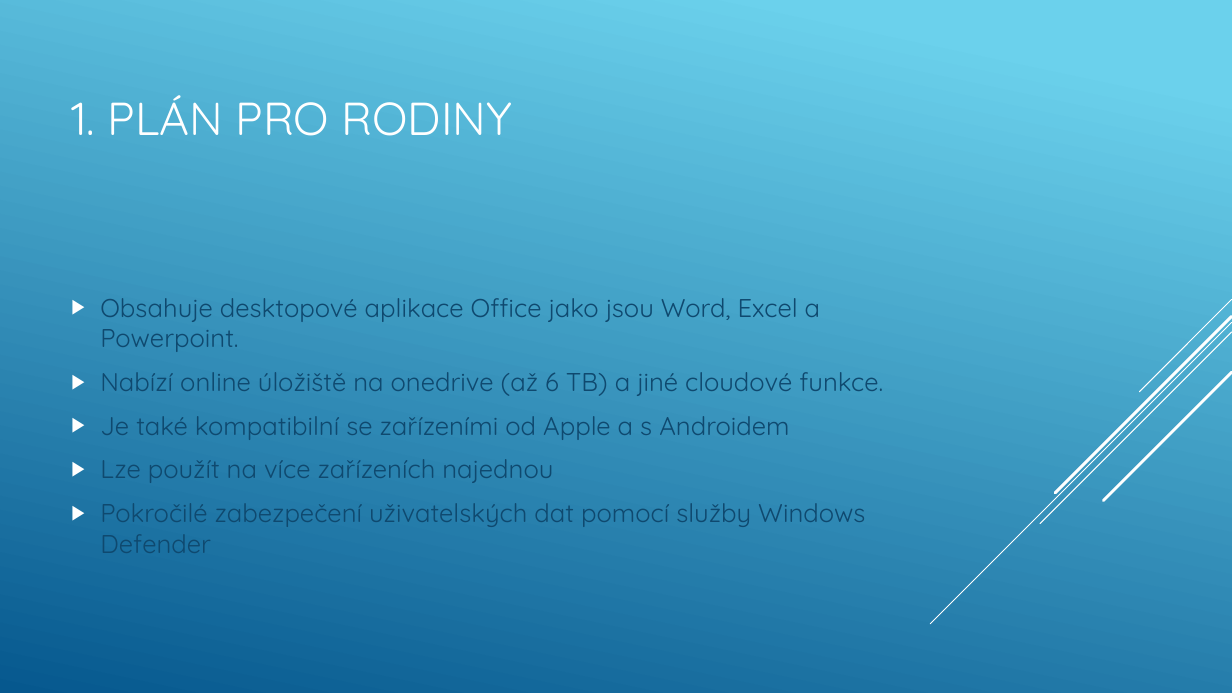
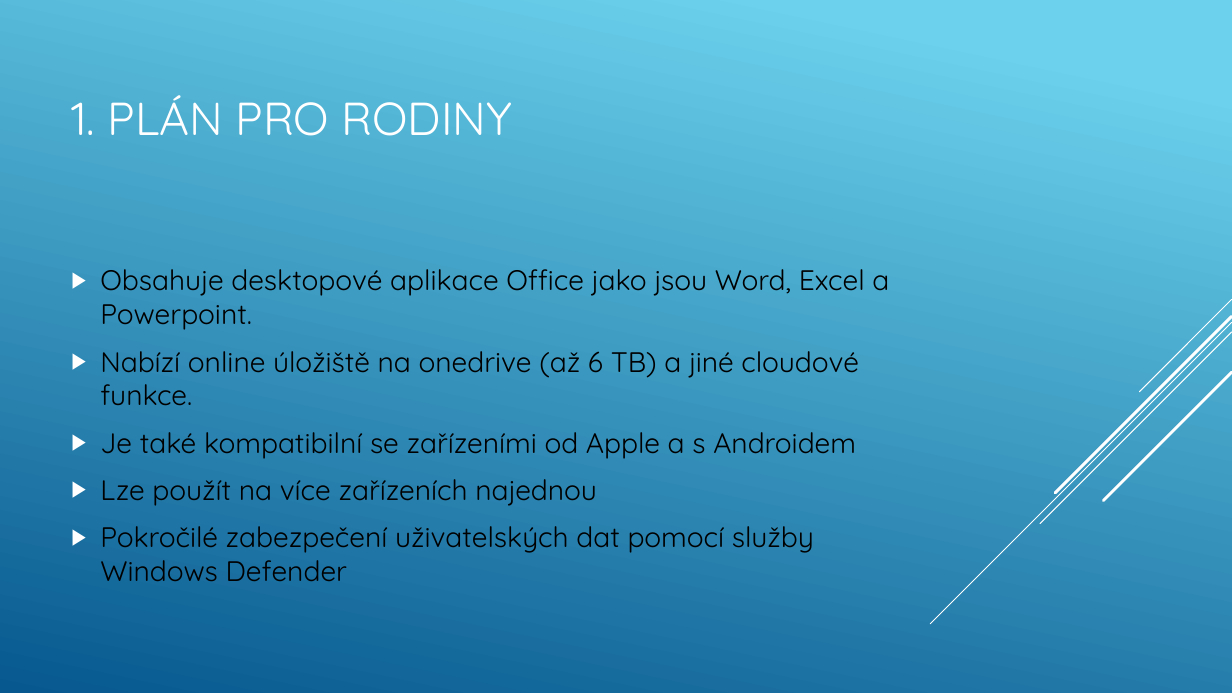
Before and after one commit to machacekadam/Office-365-a-jeho-mo-nosti, a slide deck: slide 6 of Machacek.pptx. Drawn at 1232x693 pixels with LibreOffice and Linux fonts; fonts in the diff are those of the drawing. Boxes give left, top, right and bottom in pixels: in the first picture for what was removed or moved away, otherwise in the second. Text is boxed around its words. In the diff, an @@ line names an element or a change of style, - is before the commit and + after.

```diff
--- a/Machacek.pptx
+++ b/Machacek.pptx
@@ text "Obsahuje desktopové aplikace Office jako ..." at (100,269,889,582): size 20 to 22 pt, text colour #0F496F to #000000 @@
```
Also in this commit, not shown: 19 other slides changed.
